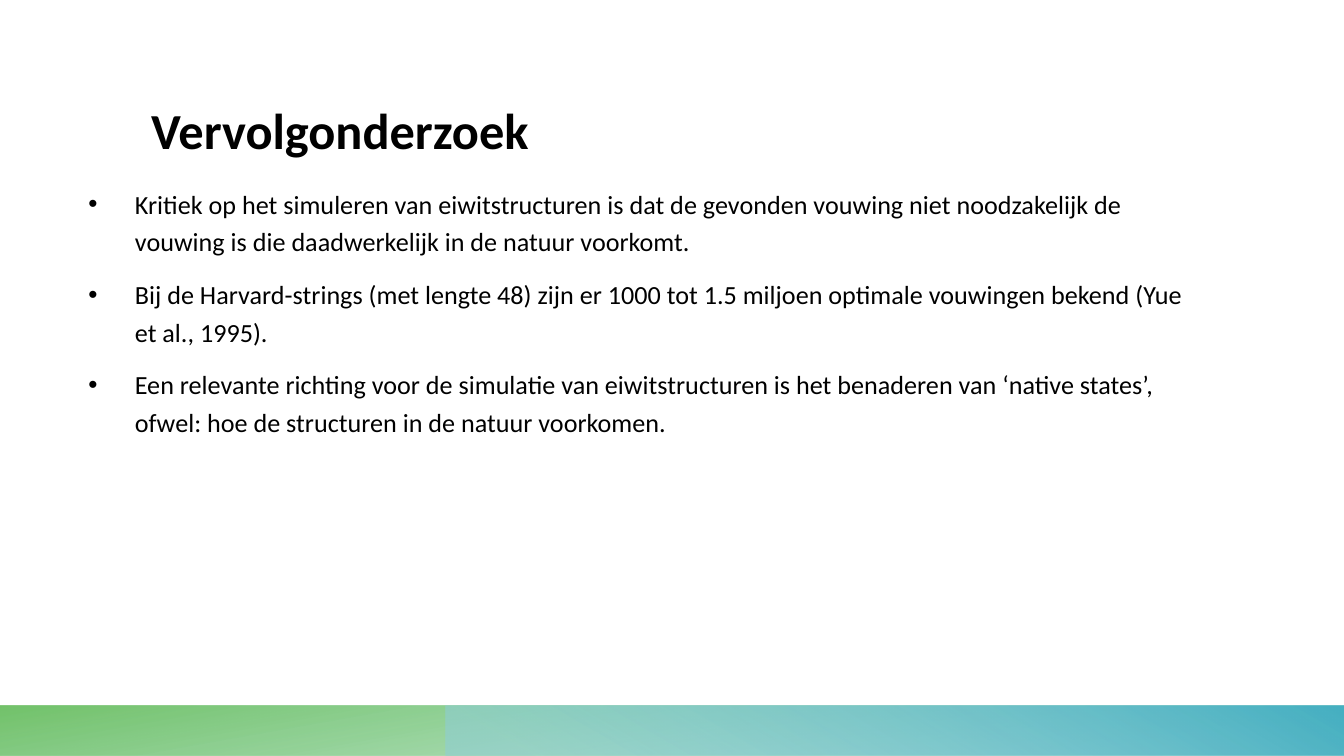
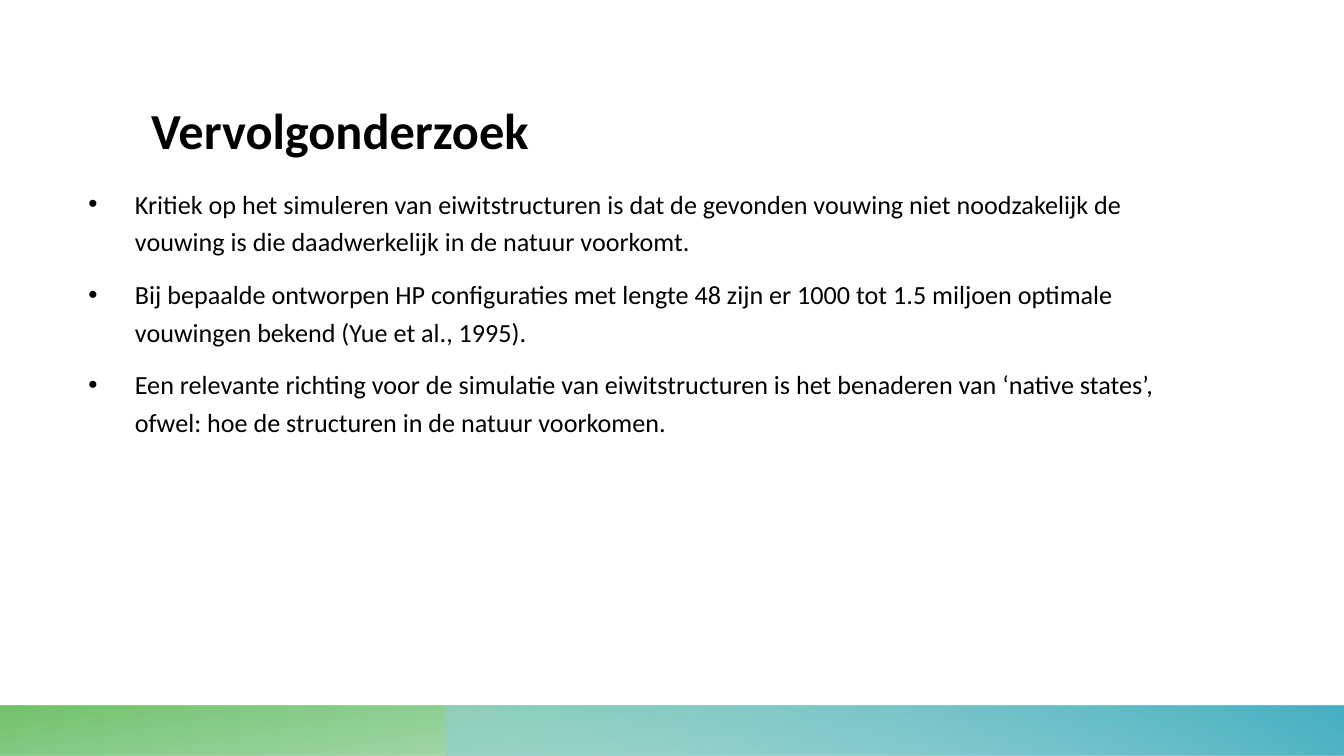
Before and after one commit to 10639780/proti, a slide deck: slide 15 of presentatie/protidefpres.pptx. Drawn at 1344x756 pixels with LibreOffice and Linux fonts; fonts in the diff are those of the drawing. Boxes give left, top, right and bottom in pixels: in the first picture for what was removed or moved away, otherwise in the second. Text is boxed around its words. In the diff, an @@ line names an element or a change of style, - is before the commit and + after.

```diff
--- a/presentatie/protidefpres.pptx
+++ b/presentatie/protidefpres.pptx
@@ text at (135, 286, 1112, 347): text changed @@
-• Bij de Harvard-strings (met lengte 48) zijn er 1000 tot 1.5 miljoen optimale vouwingen bekend (Yue et al., 1995).
+• Bij bepaalde ontworpen HP configuraties met lengte 48 zijn er 1000 tot 1.5 miljoen optimale vouwingen bekend (Yue et al., 1995).
```
Also in this commit, not shown: 1 other slide changed.
